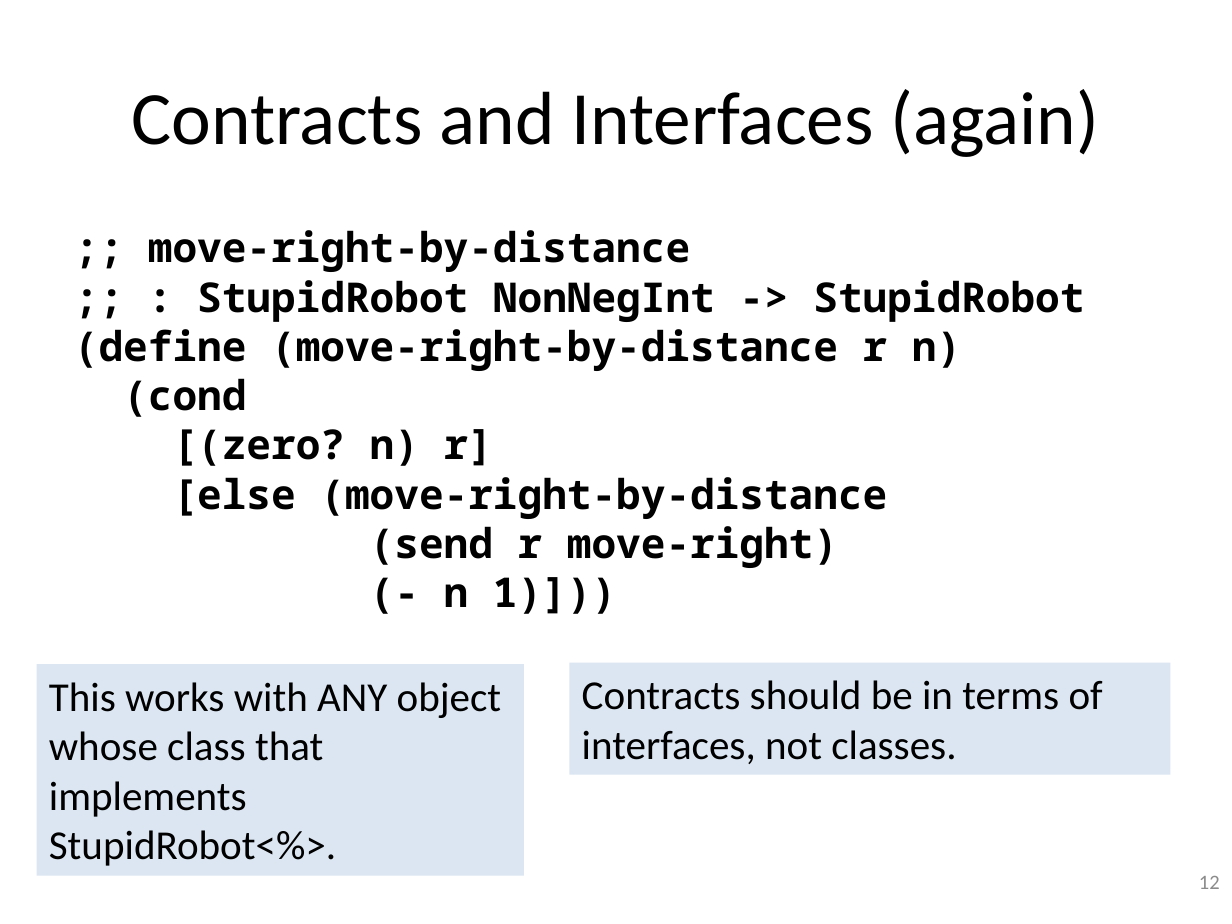
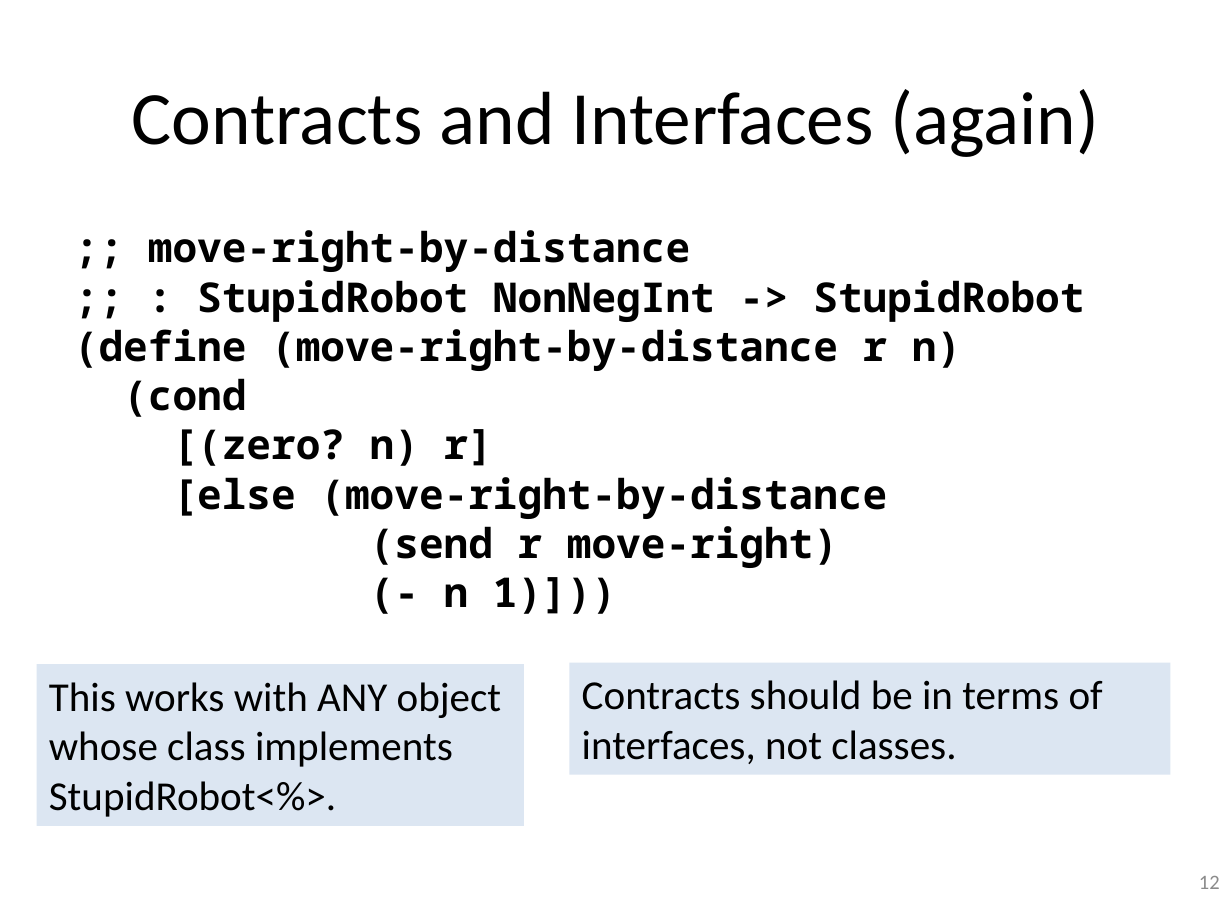
Before and after one commit to mwand/cs5010f16, a slide deck: slide 12 of Slides/Lesson 9.4 Testing Simple Objects.pptx. Drawn at 1232x924 pixels with LibreOffice and Linux fonts; fonts in the diff are those of the drawing. Boxes give left, top, right and bottom in pixels: in the first picture for what was removed or moved away, otherwise in the second. Text is boxed around its words. In the diff, an @@ line names an element or a change of style, - is before the commit and + after.

```diff
--- a/Slides/Lesson 9.4 Testing Simple Objects.pptx
+++ b/Slides/Lesson 9.4 Testing Simple Objects.pptx
@@ rectangle "This works with ANY object ...": place and size @@
-rectangle "This works with ANY object ..." at box(37, 664, 525, 876)
+rectangle "This works with ANY object ..." at box(37, 664, 525, 825)
@@ text in rectangle at box(49, 682, 502, 817): text changed @@
-This works with ANY object whose class that implements StupidRobot<%>.
+This works with ANY object whose class implements StupidRobot<%>.
```
Also in this commit, not shown: 1 other file.
